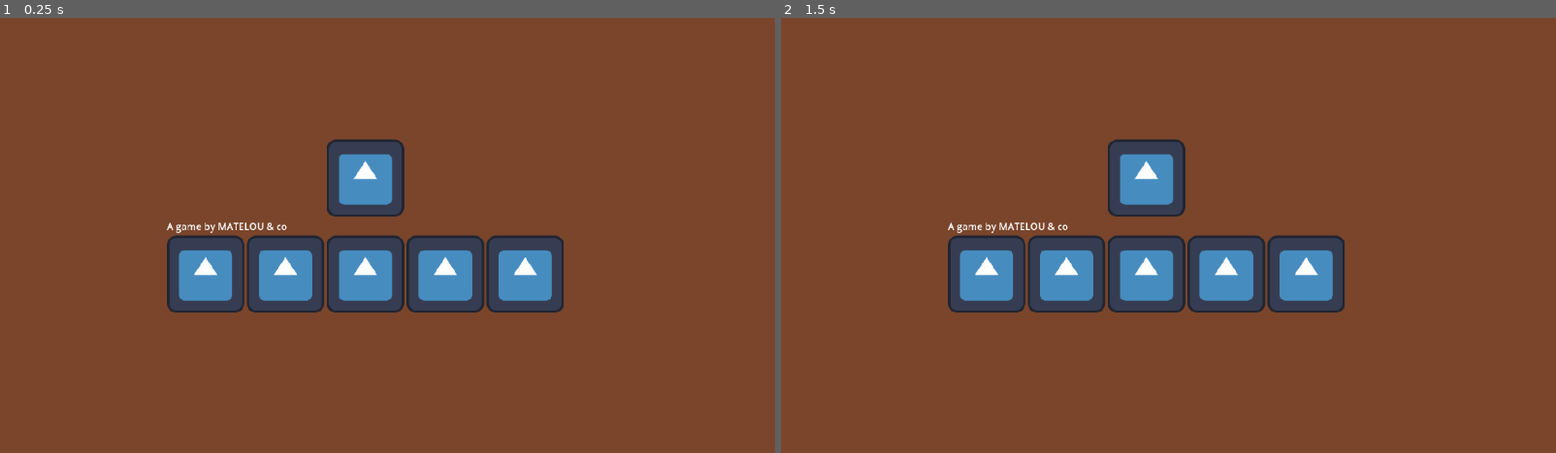
Above: before the commit, frames 1-2 (left to right).
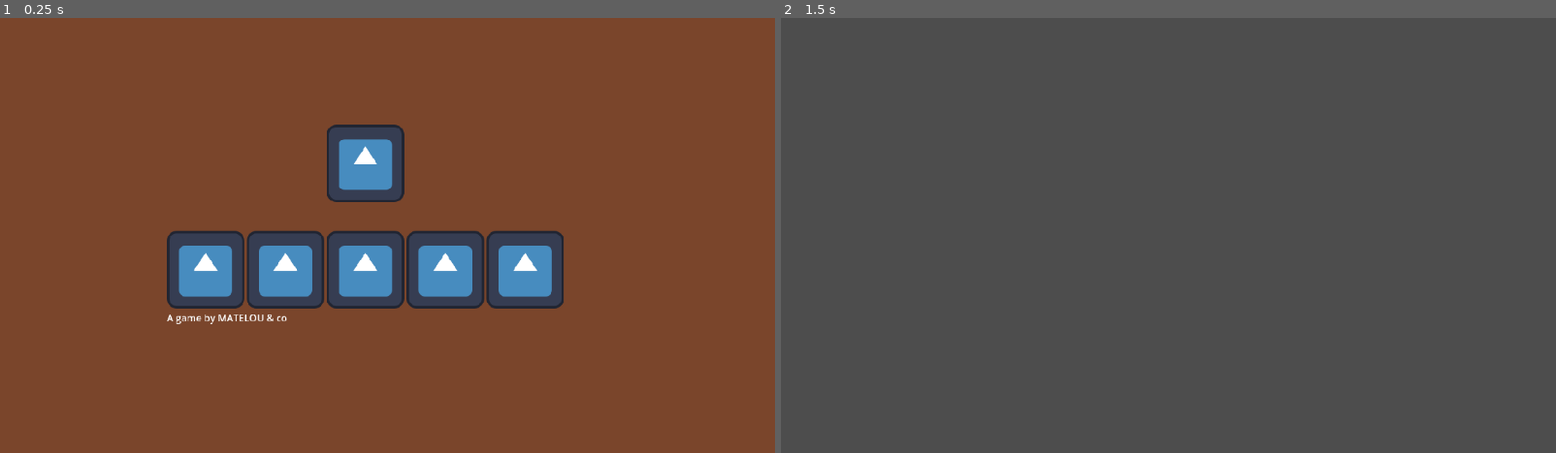
Above: after the commit, the same moments.

Repository: Skyepulse/LudumDare56
Game: Godot game, scene res://level selector/control.tscn
Same seed, same stepped clock (60 frames per second), same inputs: the game is played once before the commit and once after it. Before the commit the project has no main scene; this scene is started directly in both runs. The engine's default icon, where the game draws it, is replaced by a stand-in: a white triangle on a blue panel in a dark square.
Inputs (mouse positions are in pixels of both pictures, inside the frame that each line leads up to; where the layout moved, square brackets give the same spot in the first picture):
- Up to frame 1 (0.25 s): no input
- Up to frame 2 (1.5 s): click (990, 270) [990, 274] at 0.5 s; click (990, 274) at 1.27 s

The runs differ from the first frame. In frame 1, 4.3% of the frame differs, in the area x 21-73%, y 24-71%; in frame 2, 96%, in the area x 0-100%, y 0-100%.

Commit message:
level navigation, main scene set, level scenes creation

Diff:
--- /dev/null
+++ b/Level Scenes/Level2.tscn
@@ -0,0 +1,3 @@
+[gd_scene format=3 uid="uid://dd0ko2clldqka"]
+
+[node name="Node2D" type="Node2D"]
--- /dev/null
+++ b/Level Scenes/Level3.tscn
@@ -0,0 +1,3 @@
+[gd_scene format=3 uid="uid://d3e000dmy5tvm"]
+
+[node name="Node2D" type="Node2D"]
--- /dev/null
+++ b/Level Scenes/Level4.tscn
@@ -0,0 +1,3 @@
+[gd_scene format=3 uid="uid://c43o3nca2ddue"]
+
+[node name="Node2D" type="Node2D"]
--- /dev/null
+++ b/Level Scenes/Level5.tscn
@@ -0,0 +1,3 @@
+[gd_scene format=3 uid="uid://geh7kjwc3bqy"]
+
+[node name="Node2D" type="Node2D"]
--- /dev/null
+++ b/level selector/control.gd
@@ -0,0 +1,30 @@
+extends Control
+
+var levelPathsArray = ["res://Level Scenes/Level1.tscn",
+						"res://Level Scenes/Level2.tscn",
+						"res://Level Scenes/Level3.tscn",
+						"res://Level Scenes/Level4.tscn",
+						"res://Level Scenes/Level5.tscn"]
+# Called when the node enters the scene tree for the first time.
+func _ready() -> void:
+	pass # Replace with function body.
+
+
+# Called every frame. 'delta' is the elapsed time since the previous frame.
+func _process(delta: float) -> void:
+	pass
+
+func goToLevel(number : int) -> void :
+	#temp definition
+	get_tree().change_scene_to_file(levelPathsArray[number])
+
+func goToLevel1() -> void :
+	goToLevel(1);
+func goToLevel2() -> void :
+	goToLevel(2);
+func goToLevel3() -> void :
+	goToLevel(3);
+func goToLevel4() -> void :
+	goToLevel(4);
+func goToLevel5() -> void :
+	goToLevel(5);
--- a/level selector/control.tscn
+++ b/level selector/control.tscn
@@ -1,5 +1,6 @@
-[gd_scene load_steps=2 format=3 uid="uid://dkttx7hp2ycs0"]
+[gd_scene load_steps=3 format=3 uid="uid://dkttx7hp2ycs0"]
 
+[ext_resource type="Script" path="res://level selector/control.gd" id="1_rofwn"]
 [ext_resource type="Texture2D" uid="uid://bxycrnu4ryrob" path="res://icon.svg" id="1_um121"]
 
 [node name="LevelSelect" type="Control"]
@@ -9,6 +10,7 @@
 anchor_bottom = 1.0
 grow_horizontal = 2
 grow_vertical = 2
+script = ExtResource("1_rofwn")
 
 [node name="ColorRect" type="ColorRect" parent="."]
 layout_mode = 1
@@ -43,13 +45,9 @@
 texture = ExtResource("1_um121")
 stretch_mode = 3
 
-[node name="RichTextLabel" type="RichTextLabel" parent="MarginContainer/VBoxContainer"]
+[node name="MarginContainer2" type="MarginContainer" parent="MarginContainer/VBoxContainer"]
+custom_minimum_size = Vector2(10, 40)
 layout_mode = 2
-size_flags_vertical = 3
-bbcode_enabled = true
-text = "A game by MATELOU & co"
-fit_content = true
-tab_size = 6
 
 [node name="HBoxContainer" type="HBoxContainer" parent="MarginContainer/VBoxContainer"]
 layout_mode = 2
@@ -76,3 +74,17 @@
 [node name="level5" type="TextureButton" parent="MarginContainer/VBoxContainer/HBoxContainer"]
 layout_mode = 2
 texture_normal = ExtResource("1_um121")
+
+[node name="RichTextLabel" type="RichTextLabel" parent="MarginContainer/VBoxContainer"]
+layout_mode = 2
+size_flags_vertical = 3
+bbcode_enabled = true
+text = "A game by MATELOU & co"
+fit_content = true
+tab_size = 6
+
+[connection signal="pressed" from="MarginContainer/VBoxContainer/HBoxContainer/level1" to="." method="goToLevel1"]
+[connection signal="pressed" from="MarginContainer/VBoxContainer/HBoxContainer/level2" to="." method="goToLevel2"]
+[connection signal="pressed" from="MarginContainer/VBoxContainer/HBoxContainer/level3" to="." method="goToLevel3"]
+[connection signal="pressed" from="MarginContainer/VBoxContainer/HBoxContainer/level4" to="." method="goToLevel4"]
+[connection signal="pressed" from="MarginContainer/VBoxContainer/HBoxContainer/level5" to="." method="goToLevel5"]
--- a/project.godot
+++ b/project.godot
@@ -11,6 +11,7 @@
 [application]
 
 config/name="LudumDare56"
+run/main_scene="res://level selector/control.tscn"
 config/features=PackedStringArray("4.3", "Forward Plus")
 config/icon="res://icon.svg"
 
